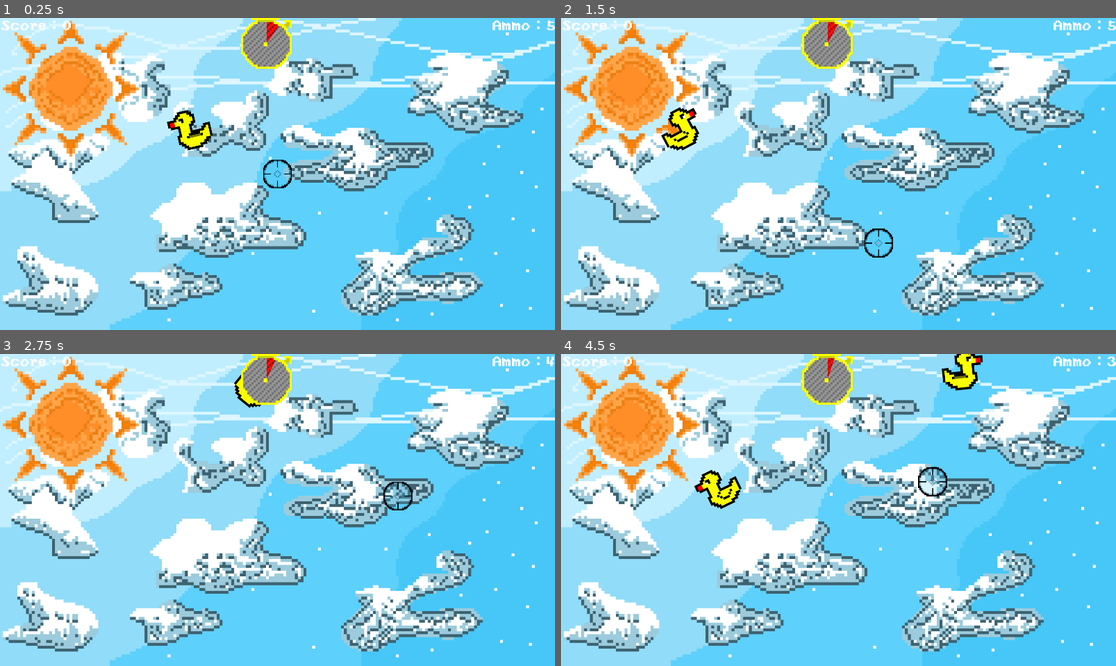
Above: before the commit, frames 1-4 (two rows, left to right).
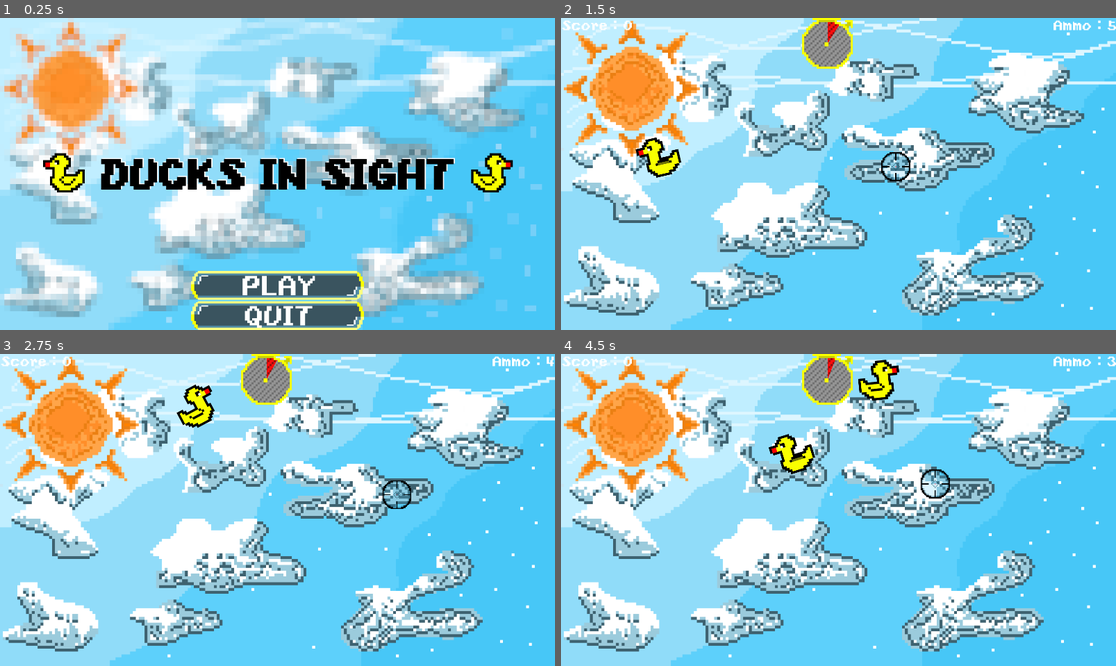
Above: after the commit, the same moments.

Repository: the-sort/ducks_in_sight
Game: Godot game, scene res://scenes/main_menu.tscn
The game is run twice, just before and just after one commit, with the same random seed, the same clock (stepped at 60 frames per second) and the same inputs. Before the commit the project starts from res://scenes/main_scene.tscn.
Inputs (mouse positions are in pixels of both pictures, inside the frame that each line leads up to):
- Up to frame 1 (0.25 s): no input
- Up to frame 2 (1.5 s): click (838, 286) at 0.5 s, where only the run after the commit has a clickable "PLAY"; move the mouse to (960, 158) at 1.27 s; press the mouse at (960, 158) at 1.28 s
- Up to frame 3 (2.75 s): move the mouse to (166, 525) at 2.02 s; release the mouse at (166, 525) at 2.03 s; tap Space (shot) at 2.1 s
- Up to frame 4 (4.5 s): move the mouse to (894, 441) at 2.77 s; press the mouse at (894, 441) at 2.78 s; move the mouse to (810, 572) at 3.52 s; release the mouse at (810, 572) at 3.53 s; tap Space (shot) at 3.6 s; move the mouse to (1005, 556) at 4.27 s; press the mouse at (1005, 556) at 4.28 s

The runs differ from the first frame. In frame 1, 36% of the frame differs, in the area x 0-100%, y 0-100%; in frame 2, 1.7%; in frame 3, 1.0%; in frame 4, 2.6%.

Commit message:
Main: game is starting from main_menu

Diff:
--- a/project.godot
+++ b/project.godot
@@ -11,7 +11,7 @@
 [application]
 
 config/name="duck_hunt_f"
-run/main_scene="uid://7oek7fnkeg7o"
+run/main_scene="uid://c0r68l5ihauki"
 config/features=PackedStringArray("4.4", "Forward Plus")
 config/icon="res://icon.svg"
 
